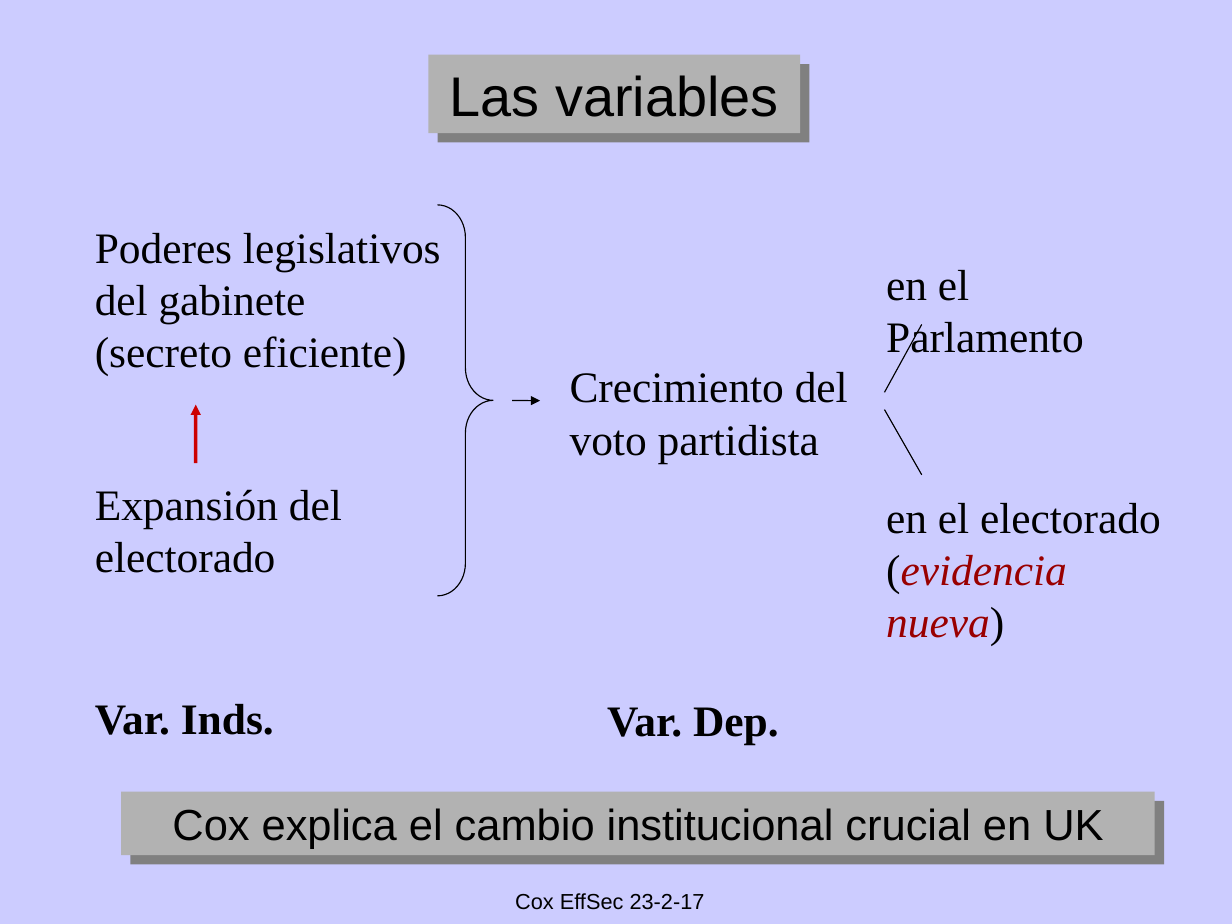
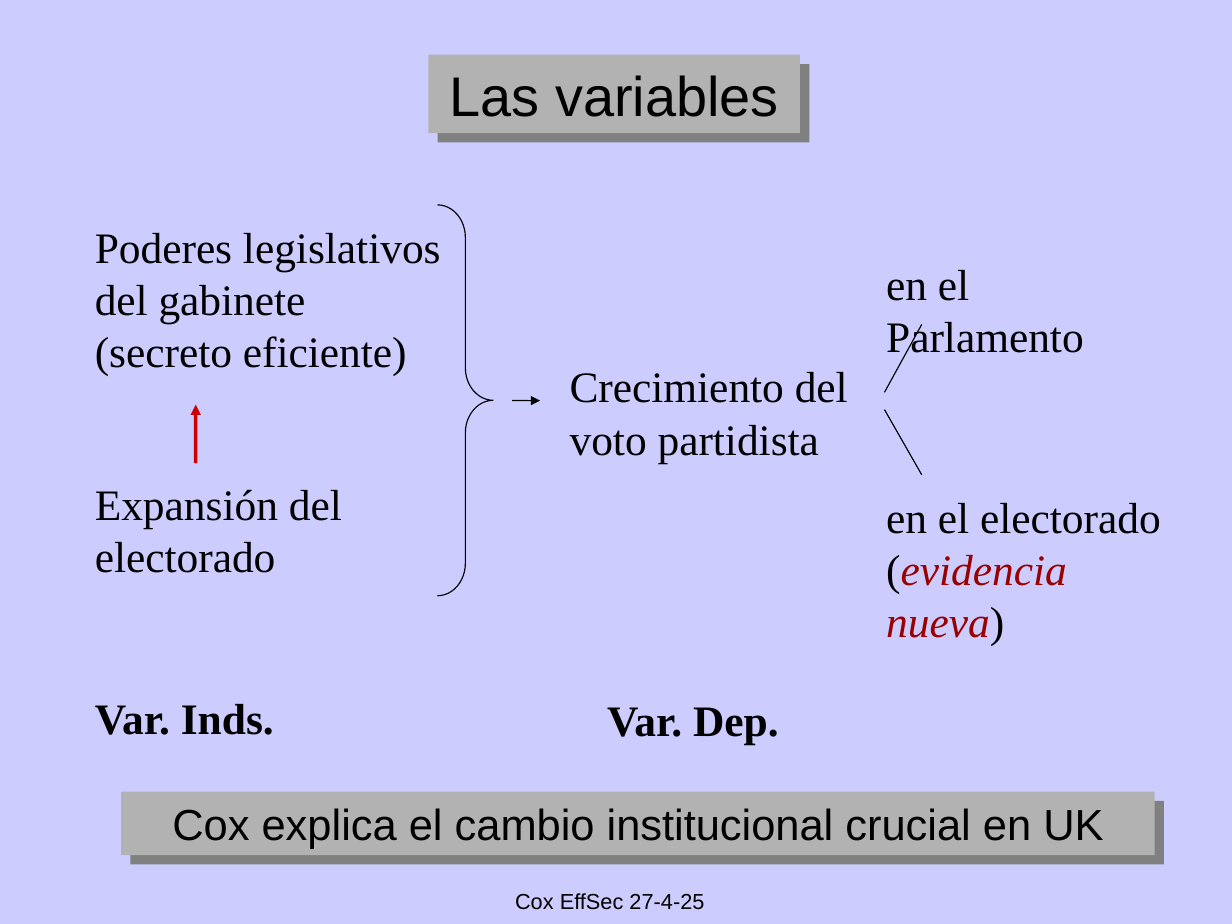
Before and after one commit to emagar/pc3, a slide deck: slide 4 of class/08-efficient-secret/claseEffSecret.pptx. Drawn at 1232x924 pixels with LibreOffice and Linux fonts; fonts in the diff are those of the drawing. Boxes give left, top, right and bottom in pixels: in the first picture for what was removed or moved away, otherwise in the second. Text is boxed around its words. In the diff, an @@ line names an element or a change of style, - is before the commit and + after.

```diff
--- a/class/08-efficient-secret/claseEffSecret.pptx
+++ b/class/08-efficient-secret/claseEffSecret.pptx
@@ text at bbox=[515, 893, 704, 910]: text changed @@
-Cox EffSec 23-2-17
+Cox EffSec 27-4-25
```
Also in this commit, not shown: 24 other slides changed, 15 slides added, 12 slides removed, 1 other file.
